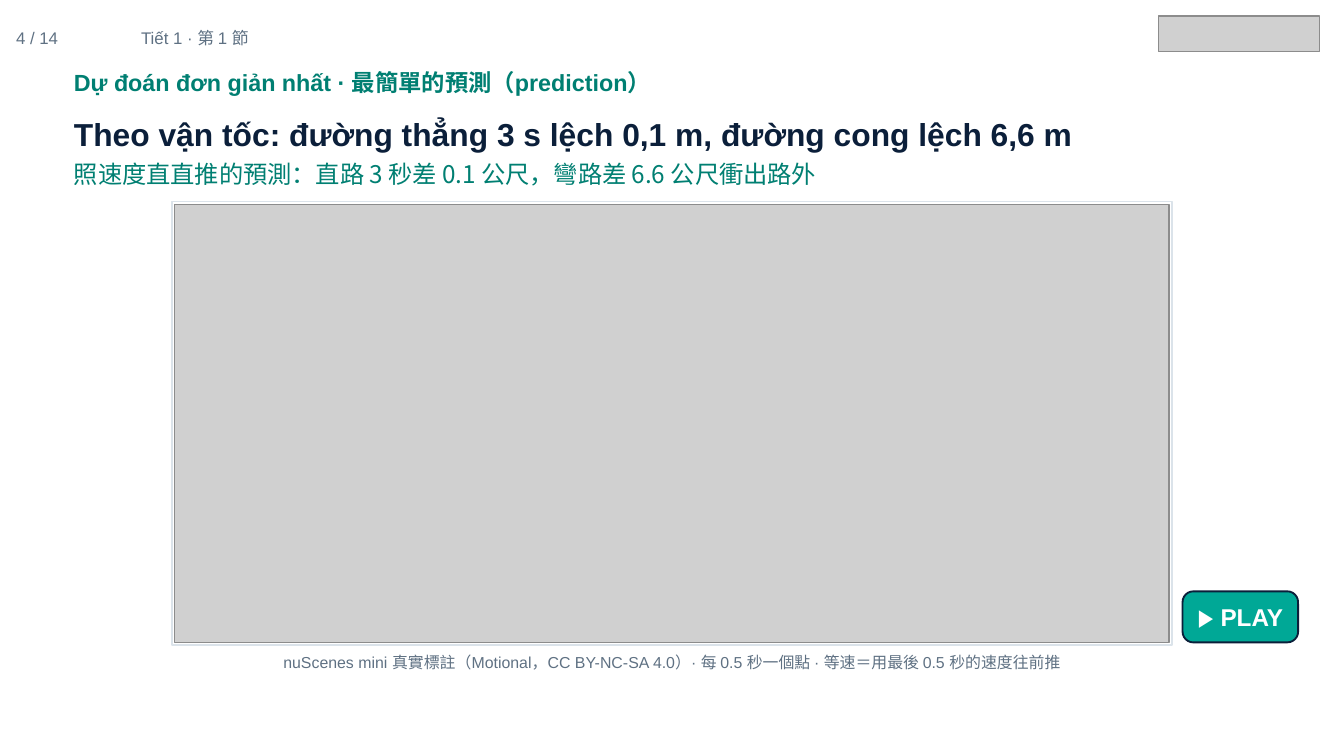
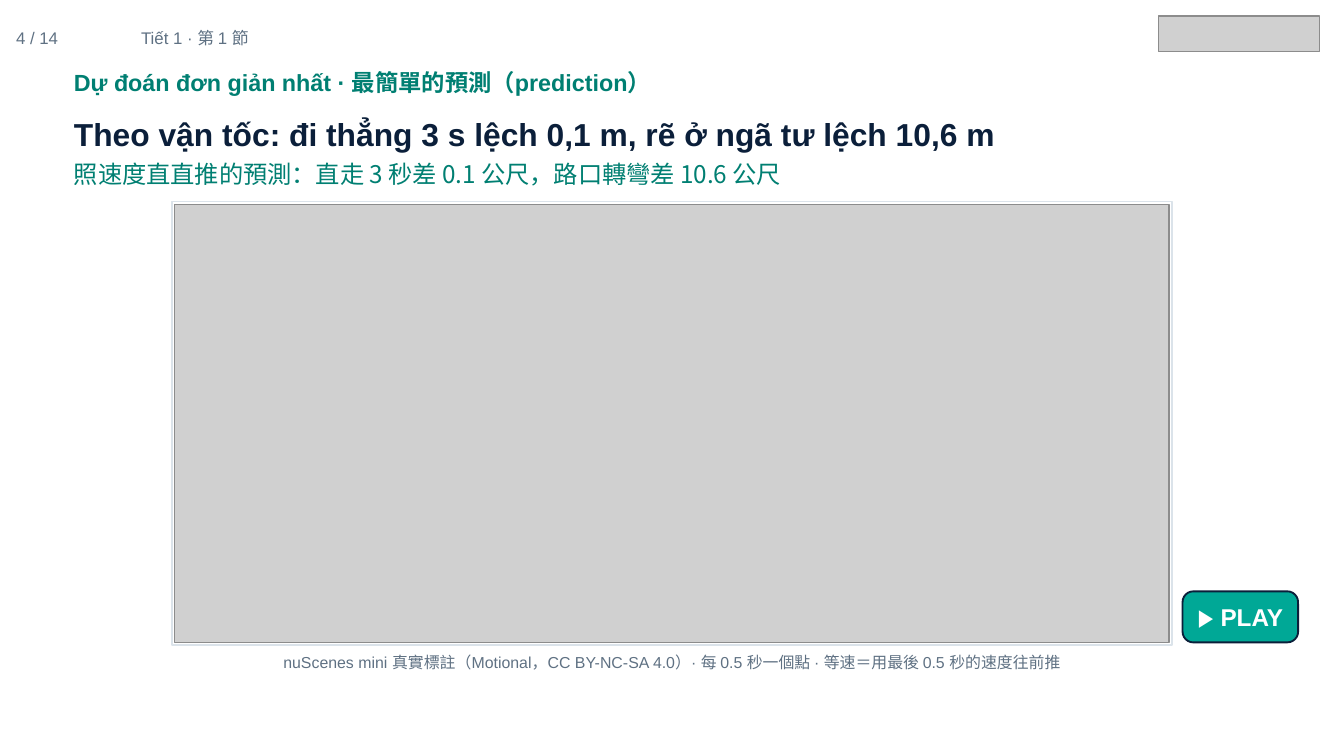
Before and after one commit to ch-neural/MITUST-Principles-of-Self-Driving-Cars, a slide deck: slide 4 of 第十三週(12-03)/第十三週_第1節_簡報.pptx. Drawn at 1344x756 pixels with LibreOffice and Linux fonts; fonts in the diff are those of the drawing; grey boxes stand for pictures. Boxes give left, top, right and bottom in pixels: in the first picture for what was removed or moved away, otherwise in the second. Text is boxed around its words. In the diff, an @@ line names an element or a change of style, - is before the commit and + after.

```diff
--- a/第十三週(12-03)/第十三週_第1節_簡報.pptx
+++ b/第十三週(12-03)/第十三週_第1節_簡報.pptx
@@ text at bbox=[74, 121, 994, 186]: text changed @@
-Theo vận tốc: đường thẳng 3 s lệch 0,1 m, đường cong lệch 6,6 m
-照速度直直推的預測：直路 3 秒差 0.1 公尺，彎路差 6.6 公尺衝出路外
+Theo vận tốc: đi thẳng 3 s lệch 0,1 m, rẽ ở ngã tư lệch 10,6 m
+照速度直直推的預測：直走 3 秒差 0.1 公尺，路口轉彎差 10.6 公尺
```
Also in this commit, not shown: 2 other slides changed.
